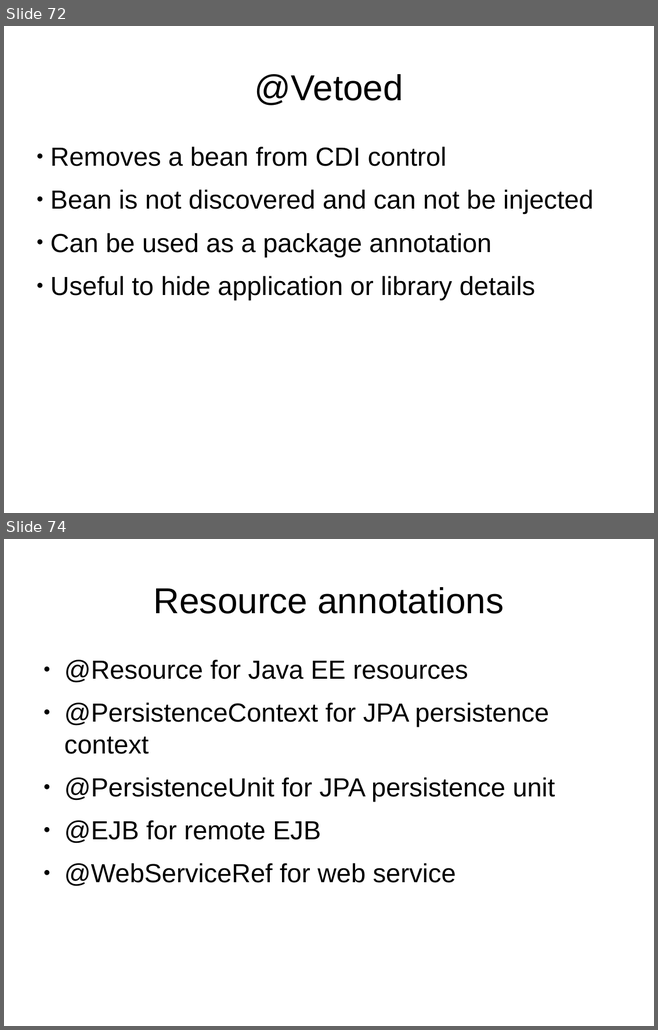
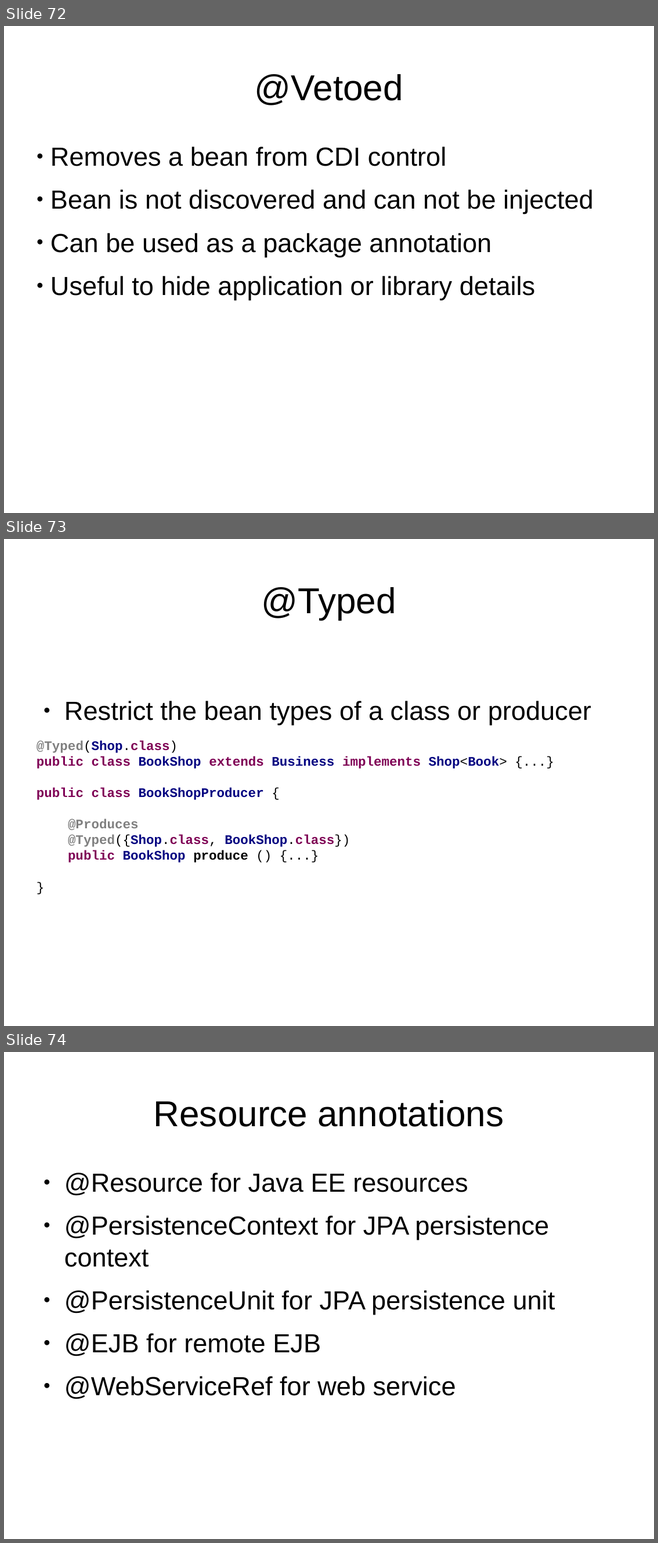
Before and after one commit to FrigoCoder/CDI, a slide deck: CDI.odp. Shown one above the other, each under a label of ours: slides 72 and 74 before the commit, slides 72, 73 and 74 after it; the slides between them are not shown. The pictures are 658x1030 and 658x1543 pixels, drawn with LibreOffice and Linux fonts; fonts in the diff are those of the drawing. Boxes give left, top, right and bottom in pixels: in the first picture for what was removed or moved away, otherwise in the second. Text is boxed around its words. In the diff, an @@ line names an element or a change of style, - is before the commit and + after.

```diff
--- a/CDI.odp
+++ b/CDI.odp
@@ slide 73 added at box(4, 539, 654, 1026), background #FFFFFF @@
@@ title added at box(262, 587, 396, 620), 44 pt, text #000000 @@
+@Typed
@@ text added at box(36, 701, 591, 863), 16 pt, text #000000, bold @@
+● Restrict the bean types of a class or producer
+@Typed(Shop.class)
+public class BookShop extends Business implements Shop<Book> {...}
+public class BookShopProducer {
+@Produces
+@Typed({Shop.class, BookShop.class})
+public BookShop produce () {...}
+}
```
Also in this commit, not shown: 1 slide changed, 3 other slides added, 1 slide removed.
